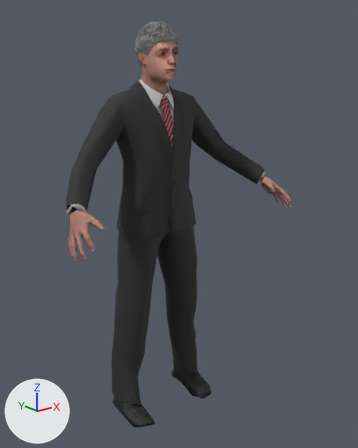
A saved change to the glTF model public/models/people/mh_gaspi.glb.
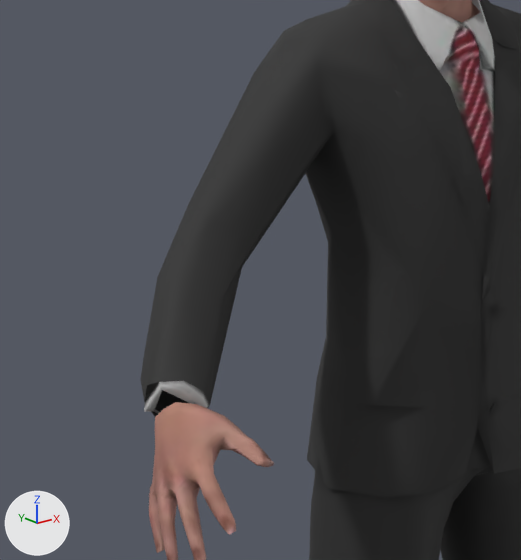
The first picture shows the older version from a camera (50 mm lens) standing at (-1.57, -2.2, 1.97) and looking at (0.05, -0.18, 1.16). The close-ups show the older and then the newer version on the part from 6% to 51% of the width and 20% to 58% of the height of that picture. Only the edits that show in the close-ups are written down. The lights are fixed; the arrows at lower left show +X, +Y and +Z.

In view in the first close-up: 'cuerpo'.
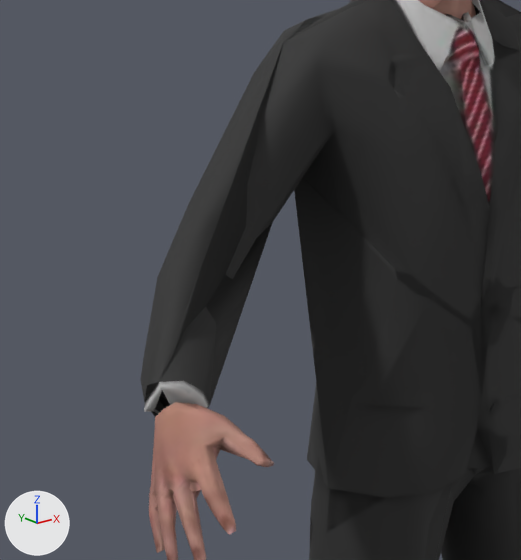
Edits to the bpy script that builds the scene:
```text
Add me_mh_gaspi_lejos:
    me_mh_gaspi_lejos.from_pydata(...)  # 996 vertices, 1850 faces; spans x -0.69..0.68, y -0.47..0.14, z 0.0..2.19
    me_mh_gaspi_lejos.materials.append(mat_persona)
Add ob_lejos:
    ob_lejos = bpy.data.objects.new('lejos', me_mh_gaspi_lejos)
    ob_lejos.location = (0.0, 0.0, 0.0)
```

What differs and where, as boxes [x1, y1, x2, y2] in the close-ups (521 x 560 px):
'lejos', added: after [151, 0, 521, 560]
